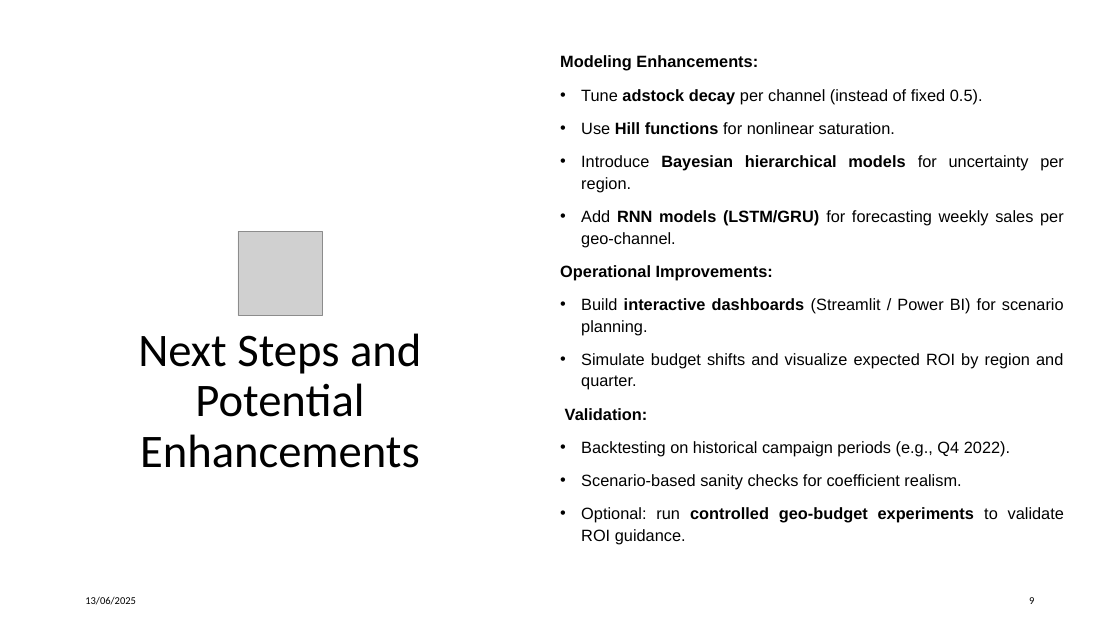
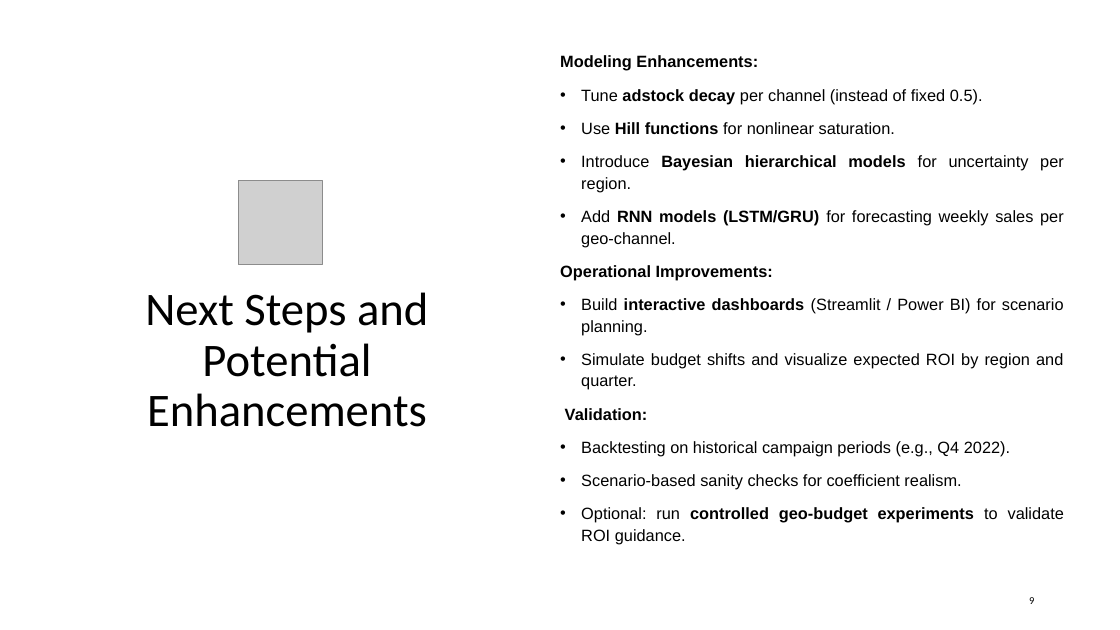
Before and after one commit to RafaRincon/Media-Mix-Modeling-Analysis, a slide deck: slide 9 of documents/MMM.pptx. Drawn at 1120x630 pixels with LibreOffice and Linux fonts; fonts in the diff are those of the drawing; grey boxes stand for pictures. Boxes give left, top, right and bottom in pixels: in the first picture for what was removed or moved away, otherwise in the second. Text is boxed around its words. In the diff, an @@ line names an element or a change of style, - is before the commit and + after.

```diff
--- a/documents/MMM.pptx
+++ b/documents/MMM.pptx
@@ picture added at bbox=[238, 181, 322, 265] @@
@@ picture removed at bbox=[238, 232, 322, 316] @@
@@ title "Next Steps and Potential Enhancements": place and size @@
-title "Next Steps and Potential Enhancements" at bbox=[138, 333, 421, 468]
+title "Next Steps and Potential Enhancements" at bbox=[145, 292, 428, 427]
@@ text removed at bbox=[85, 596, 136, 605] @@
-13/06/2025
```
Also in this commit, not shown: 6 other slides changed, 3 other files.
